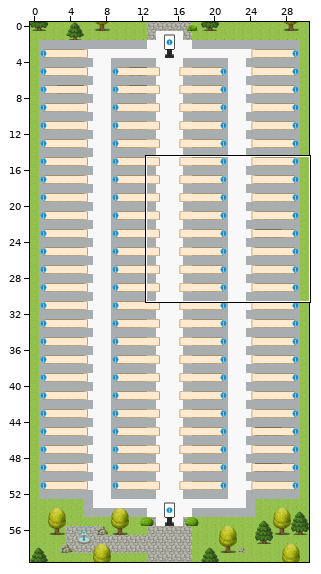
One commit to this Tiled map (JSON): maps/lobby.tmj. Above: a wide view before the commit, with the close-up outlined.
Close-up. First the earlier version:
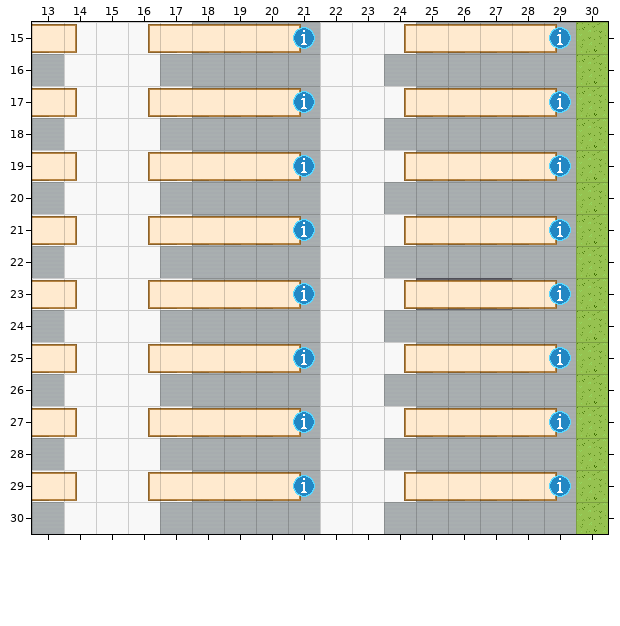
Cells are 32x32 px. Shown: x 13..30, y 15..30. The commit also changed other parts of the map, which this record leaves out.
Once edited:
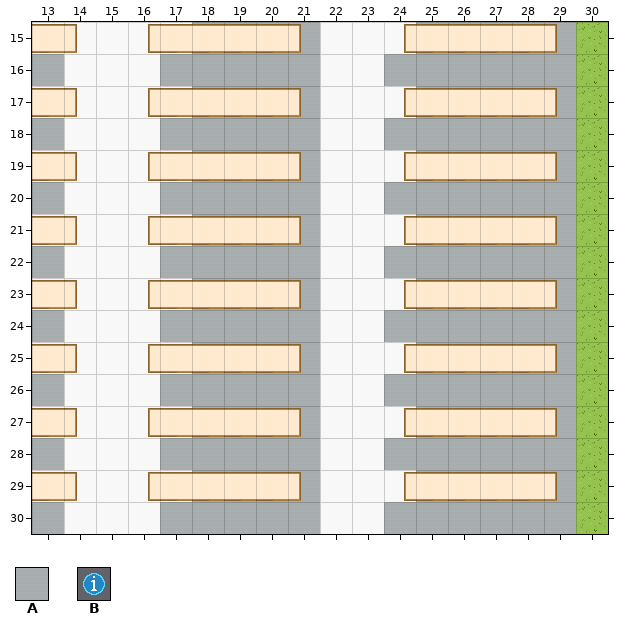
Key: from "Room_2": A 216; from "User_Zones": B 104.
_ is an empty cell.
What changed:
Layer "floor":
y 23: x 25..27 ___ -> AAA
Layer "exits":
y 15: x 21 B -> _; x 29 B -> _
y 17: x 21 B -> _; x 29 B -> _
y 19: x 21 B -> _; x 29 B -> _
y 21: x 21 B -> _; x 29 B -> _
y 23: x 21 B -> _; x 29 B -> _
y 25: x 21 B -> _; x 29 B -> _
y 27: x 21 B -> _; x 29 B -> _
y 29: x 21 B -> _; x 29 B -> _
